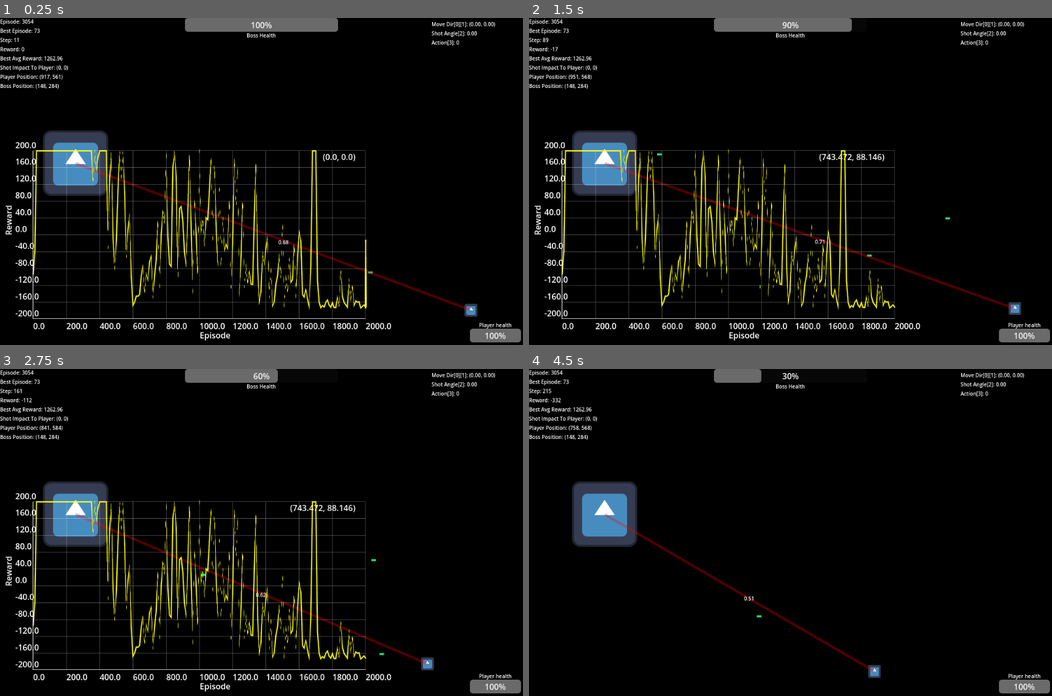
Above: before the commit, frames 1-4 (two rows, left to right).
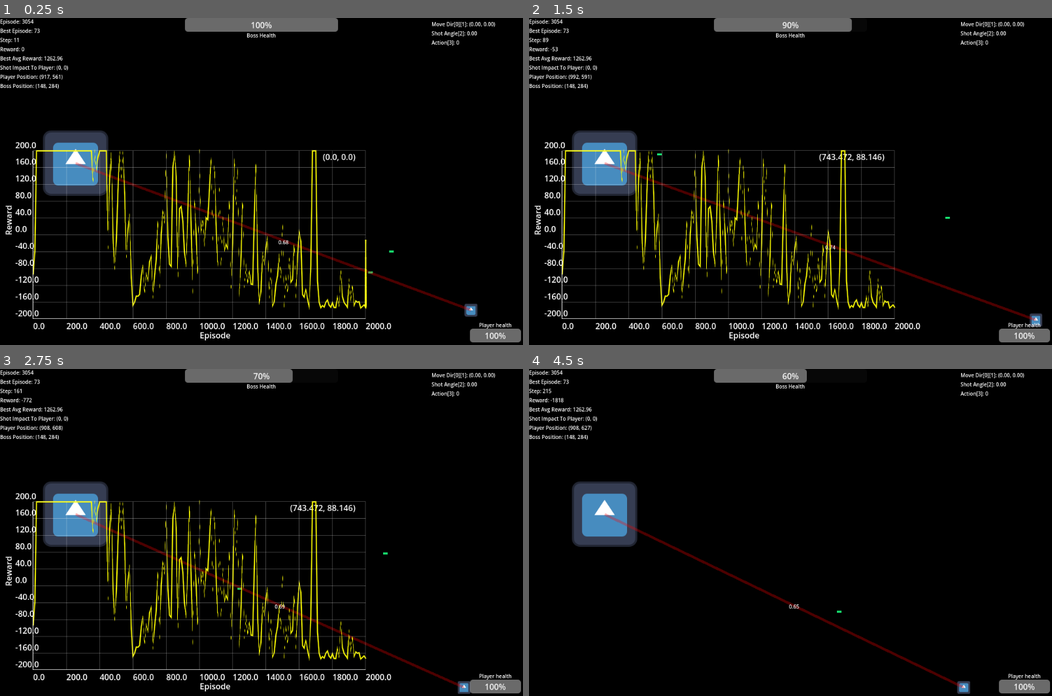
Above: after the commit, the same moments.

Repository: ElTomyDev/jueguito-para-los-pibardos-2
Game: Godot game, scene res://assets/scenes/worlds/level_1.tscn
Two runs of this game, one before a commit and one after it. Both use one fixed random seed, a clock stepped at 60 frames per second and the inputs below. The engine's default icon, where the game draws it, is replaced by a stand-in: a white triangle on a blue panel in a dark square.
Inputs (mouse positions are in pixels of both pictures, inside the frame that each line leads up to):
- Up to frame 1 (0.25 s): no input
- Up to frame 2 (1.5 s): tap Enter at 0.5 s; move the mouse to (905, 165) at 0.52 s; press the mouse at (905, 165) at 0.53 s; hold Right (g_right) 0.53-1.28 s; tap M (is_automatic_player, bound only after the commit) at 0.8, 1.35 s; move the mouse to (685, 197) at 1.27 s; release the mouse at (685, 197) at 1.28 s; hold Down (g_down) from 1.28 s (still down)
- Up to frame 3 (2.75 s): click (156, 548) at 1.55 s; move the mouse to (313, 460) at 2.02 s; release Down (g_down) at 2.03 s; press the mouse at (313, 460) at 2.03 s; hold Right (g_right) from 2.03 s (still down); tap M (is_automatic_player, bound only after the commit) at 2.3 s
- Up to frame 4 (4.5 s): move the mouse to (764, 597) at 2.77 s; release Right (g_right) at 2.78 s; release the mouse at (764, 597) at 2.78 s; hold Up (g_up) 2.78-3.53 s; tap O (toggle_graphs) at 2.85 s; click (764, 597) at 3.05 s; move the mouse to (947, 581) at 3.52 s; hold Left (g_left) from 3.53 s (still down); tap I (toggle_train_info) at 3.6 s; click (947, 581) at 3.67 s; tap M (is_automatic_player, bound only after the commit) at 3.8, 4.35 s; move the mouse to (633, 483) at 4.27 s

The runs differ from the first frame. In frame 1, less than 0.1% of the frame differs, in the area x 74-76%, y 71-72%; in frame 2, 1.1%; in frame 3, 1.4%; in frame 4, 1.7%, in the area x 4-85%, y 0-100%.
Error after the commit: Assertion failed: _get_inputs_for_nn() retornó 42 floats, se esperaban 45 (res://assets/scripts/simulation_manager.gd:228)

Commit message:
Ajusta unos cuantos valores

Diff:
--- a/assets/scripts/attacks/shot_attack.gd
+++ b/assets/scripts/attacks/shot_attack.gd
@@ -1,5 +1,5 @@
 extends Node2D
-class_name  ShotAttack
+class_name ShotAttack
 
 @export_category("Bullet Settings")
 @export var bullet_life_time: float = 2.3
@@ -19,10 +19,10 @@
 
 var character: CharacterBody2D = null
 
-# Momento del ultimo disparo
 var last_shot_step: int = 0
 
-var fire_timer: float = fire_rate
+# FIX: fire_timer arranca en fire_rate para evitar disparo inmediato en frame 1
+var fire_timer: float = 0.0
 var total_bullet_damage: float
 
 func setup(body: CharacterBody2D) -> void:
@@ -38,10 +38,12 @@
 	if (character is PlayerController) or not is_instance_valid(character):
 		return
 	fire_timer -= delta
-	if fire_timer <= 0: # Si el tiempo para disparar llega a 0 o menos.
-		_shot()
-		fire_timer = fire_rate
-		last_shot_step = GlobalVars.current_step
+	if fire_timer <= 0:
+		if character.can_shot():  # solo dispara si la acción es "ataque"
+			_shot()
+			last_shot_step = GlobalVars.current_step
+			character.last_shot_step = GlobalVars.current_step
+		fire_timer = fire_rate  # resetea siempre, haya disparado o no
 
 func players_shot(delta: float) -> void:
 	if (character is BossController) or not is_instance_valid(character):
@@ -50,35 +52,32 @@
 	if is_instance_valid(gun_sprite):
 		Utils.view_to(self.global_position, get_global_mouse_position(), rotation_speed, self)
 
-	if Input.is_action_pressed("shot"): # Si presiona el mouse para disparar
-		fire_timer -= delta # Resta el tiempo para poder disparar
+	if Input.is_action_pressed("shot"):
+		fire_timer -= delta
 
-	if fire_timer <= 0: # Si el tiempo para disparar llega a 0 o menos.
+	if fire_timer <= 0:
 		_shot()
 		fire_timer = fire_rate
 
-func _shot(custom_dir:Vector2=Vector2.ZERO) -> void:
-	last_shot_step = GlobalVars.current_step
+func _shot(custom_dir: Vector2 = Vector2.ZERO) -> void:
 	var bullet_instance = bullet.instantiate()
 	_set_bullet_values(bullet_instance, custom_dir)
-	character.last_shot_step = GlobalVars.current_step
-	# Agrega la bala al 'esperado' nodo principal (en la escena main donde corre el juego)..
 	get_tree().get_root().add_child.call_deferred(bullet_instance)
 
-func _set_bullet_values(bullet_instence: Bullet, custom_bullet_dir:Vector2) -> void:
+func _set_bullet_values(bullet_instence: Bullet, custom_bullet_dir: Vector2) -> void:
 	if !(bullet_instence is Bullet): push_error("'bullet_instance' debe ser una bala.")
 
 	bullet_instence.global_position = shot_point.global_position if is_instance_valid(shot_point) else character.global_position
-	bullet_instence.life_time = bullet_life_time
-	bullet_instence.damage = _get_total_bullet_damage()
-	bullet_instence.from_group = character.bullet_from_group
-	bullet_instence.group_target = character.bullet_to_group
-	bullet_instence.bullet_color = bullet_color
+	bullet_instence.life_time       = bullet_life_time
+	bullet_instence.damage          = _get_total_bullet_damage()
+	bullet_instence.from_group      = character.bullet_from_group
+	bullet_instence.group_target    = character.bullet_to_group
+	bullet_instence.bullet_color    = bullet_color
 
 	var disp_x = randf_range(-bullet_dispersion, bullet_dispersion)
 	var disp_y = randf_range(-bullet_dispersion, bullet_dispersion)
 	if character is PlayerController:
-		bullet_instence.boss_dir = Vector2.ZERO
+		bullet_instence.boss_dir   = Vector2.ZERO
 		bullet_instence.player_dir = Utils.view_to(
 			self.global_position,
 			get_global_mouse_position() + Vector2(disp_x, disp_y),
@@ -86,16 +85,16 @@
 		) if custom_bullet_dir == Vector2.ZERO else custom_bullet_dir
 	if character is BossController:
 		bullet_instence.player_dir = Vector2.ZERO
-		bullet_instence.boss_dir = Vector2(cos(character.shot_angle), sin(character.shot_angle)) + Vector2(disp_x, disp_y)
+		bullet_instence.boss_dir   = Vector2(cos(character.shot_angle), sin(character.shot_angle)) + Vector2(disp_x, disp_y)
 
 func _init_boss_values() -> void:
 	if !(character is BossController) or not is_instance_valid(character):
 		return
-	gun_damage = 0.0
-	rotation_speed = 25.0
-	fire_rate = 0.65
-	fire_timer = 0.0
-	bullet_life_time = 2.3
+	gun_damage        = 0.0
+	rotation_speed    = 25.0
+	fire_rate         = 0.65
+	fire_timer        = fire_rate
+	bullet_life_time  = 2.3
 	bullet_dispersion = 0.05
 
 func _get_total_bullet_damage() -> float:
--- a/assets/scripts/characters/boss/boss_controller.gd
+++ b/assets/scripts/characters/boss/boss_controller.gd
@@ -43,7 +43,7 @@
 var health: float = 0.0
 
 var last_shot_impact: Vector2 = Vector2.ZERO
-var last_shot_step: int = 0
+var last_shot_step: int = -1
 
 var bullet_from_group: StringName = "Boss"
 var bullet_to_group: StringName = "Players"
@@ -116,7 +116,7 @@
 	var angle_offset_norm: float = 0.0    # diferencia entre su shot_angle y el ángulo ideal
 	var player_vel       = Vector2.ZERO
 	var rel_vel          = Vector2.ZERO
-	var time_since_last  = 1.0
+	var time_since_last: float
 
 	if is_instance_valid(near_player):
 		dist_to_player = clamp(
@@ -130,18 +130,16 @@
 		player_vel  = near_player.velocity.normalized()
 		rel_vel     = near_player.velocity - velocity
 
-	if shot_attack.last_shot_step > 0:
+	var src_last_shot = shot_attack.last_shot_step if is_instance_valid(shot_attack) else -1
+	if src_last_shot <= 0:
+		time_since_last = 1.0
+	else:
 		time_since_last = clamp(
-			float(GlobalVars.current_step - shot_attack.last_shot_step) / float(GlobalConst.MAX_STEP_FOR_EPISODE),
+			float(GlobalVars.current_step - src_last_shot) / float(GlobalConst.MAX_STEP_FOR_EPISODE),
 			0.0, 1.0
 		)
 
 	var dist_to_center = global_position.distance_to(viewport_size / 2) / viewport_size.length()
-
-	# --- Construcción de inputs de balas APLANADOS (floats individuales) ---
-	# bullets_dist:      4 floats
-	# bullets_positions: 8 floats (pos_x, pos_y por cada bala)
-	# bullets_velocity:  8 floats (vel_x, vel_y por cada bala)
 	var b_dist: Array = []
 	var b_pos:  Array = []
 	var b_vel:  Array = []
@@ -166,7 +164,7 @@
 		global_position.y / viewport_size.y,
 		GlobalVars.shot_impact.x / viewport_size.x,
 		GlobalVars.shot_impact.y / viewport_size.y,
-		(GlobalVars.current_step - self.last_shot_step) / GlobalConst.MAX_STEP_FOR_EPISODE,
+		time_since_last,
 		velocity.x / max_speed,
 		velocity.y / max_speed,
 		health / max_health,
@@ -177,8 +175,9 @@
 		rel_vel.y / max_speed,
 		player_vel.x,
 		player_vel.y,
-		time_since_last,
 		dist_to_center,
+		float(current_action),
+		GlobalVars.current_step / GlobalConst.MAX_STEP_FOR_EPISODE
 	]
 	# + 4 + 8 + 8 = 20 inputs de balas → total boss = 35
 	inputs.append_array(b_dist)
--- a/assets/scripts/characters/player/player_controller.gd
+++ b/assets/scripts/characters/player/player_controller.gd
@@ -94,6 +94,8 @@
 # --- Mecanicas automaticas ---
 # -----------------------------
 func update_automatic_mechanics(delta: float) -> void:
+	if Input.is_action_just_pressed("is_automatic_player"):
+		is_automatic = !is_automatic
 	if is_automatic:
 
 		update_get_state()
--- a/assets/scripts/globals/global_const.gd
+++ b/assets/scripts/globals/global_const.gd
@@ -1,6 +1,6 @@
 extends Node
 
-const INPUTS: int = 41
+const INPUTS: int = 45
 
 const MAX_STEP_FOR_EPISODE: int = 5000
 
--- a/assets/scripts/simulation_manager.gd
+++ b/assets/scripts/simulation_manager.gd
@@ -20,21 +20,21 @@
 const TERM_TIMEOUT_PEN     : float = -30.0
 
 # --- Supervivencia ---
-const R_DAMAGE_TAKEN_MAX   : float = -175.0
+const R_DAMAGE_TAKEN_MAX   : float = -60.0
 const R_DODGE_DISTANCE_MIN : float = 60.0
-const R_DODGE_DISTANCE_MAX : float = 150.0
-const R_ACTIVE_DODGE_GAIN   : float = 0.05   # por cada unidad de distancia que se aleja
-const R_ACTIVE_DODGE_MAX    : float = 5.0  # máx por bala por frame (evita explotar)
-const R_PASSIVE_DODGE       : float = 0.1   # mantener una pequeña recompensa si la bala desaparece (por si acaso)
+const R_DODGE_DISTANCE_MAX : float = 200.0
+const R_ACTIVE_DODGE_GAIN   : float = 0.4   # por cada unidad de distancia que se aleja
+const R_ACTIVE_DODGE_MAX    : float = 20.0  # máx por bala por frame (evita explotar)
+const R_PASSIVE_DODGE       : float = 0.5   # mantener una pequeña recompensa si la bala desaparece (por si acaso)
 
 # --- Precisión ---
-const R_SHOT_GOOD_AIM      : float = 85.0
-const R_SHOT_HIT_PLAYER    : float = 12.0
-const R_DAMAGE_DEALT_MAX   : float = 20.0
+const R_SHOT_GOOD_AIM      : float = 25.0
+const R_SHOT_HIT_PLAYER    : float = 40.0
+const R_DAMAGE_DEALT_MAX   : float = 50.0
 
 # --- Inactividad ---
-const R_IDLE_PENALTY       : float = -0.05
-const IDLE_STREAK_THRESHOLD: int   = 120
+const R_IDLE_PENALTY       : float = -0.15
+const IDLE_STREAK_THRESHOLD: int   = 60
 
 # NN
 var nn_client: NNClient
@@ -123,7 +123,8 @@
 			if not curr_hit and not prev_hit and curr_dist < R_DODGE_DISTANCE_MAX:
 				var dist_change = prev_dist - curr_dist   # positiva si se acerca, negativa si se aleja
 				if dist_change < 0:  # se está alejando
-					var active_reward = clamp(abs(dist_change) * R_ACTIVE_DODGE_GAIN, 0.0, R_ACTIVE_DODGE_MAX)
+					var danger_factor = clamp(1.0 - (curr_dist / R_DODGE_DISTANCE_MAX), 0.0, 1.0)
+					var active_reward = clamp(abs(dist_change) * R_ACTIVE_DODGE_GAIN * (1.0 + danger_factor), 0.0, R_ACTIVE_DODGE_MAX)
 					reward += active_reward
 		else:
 			# La bala desapareció este frame: recompensa pasiva (opcional, pero baja)
@@ -214,7 +215,7 @@
 func _get_inputs_for_nn() -> Array:
 	var inputs: Array = []
 	if not is_instance_valid(GlobalVars.boss):
-		for _i in range(32): inputs.append(0.0)
+		for _i in range(33): inputs.append(0.0)
 		return inputs
 
 	inputs.append_array(GlobalVars.boss.get_inputs())  # 35 floats
--- a/project.godot
+++ b/project.godot
@@ -91,6 +91,11 @@
 "events": [Object(InputEventKey,"resource_local_to_scene":false,"resource_name":"","device":-1,"window_id":0,"alt_press …(195 unchanged characters)…
 ]
 }
+is_automatic_player={
+"deadzone": 0.2,
+"events": [Object(InputEventKey,"resource_local_to_scene":false,"resource_name":"","device":-1,"window_id":0,"alt_pressed":false,"shift_pressed":false,"ctrl_pressed":false,"meta_pressed":false,"pressed":false,"keycode":0,"physical_keycode":77,"key_label":0,"unicode":109,"location":0,"echo":false,"script":null)
+]
+}
 
 [layer_names]
 
Not shown, changed: assets/scripts/train_server.py
